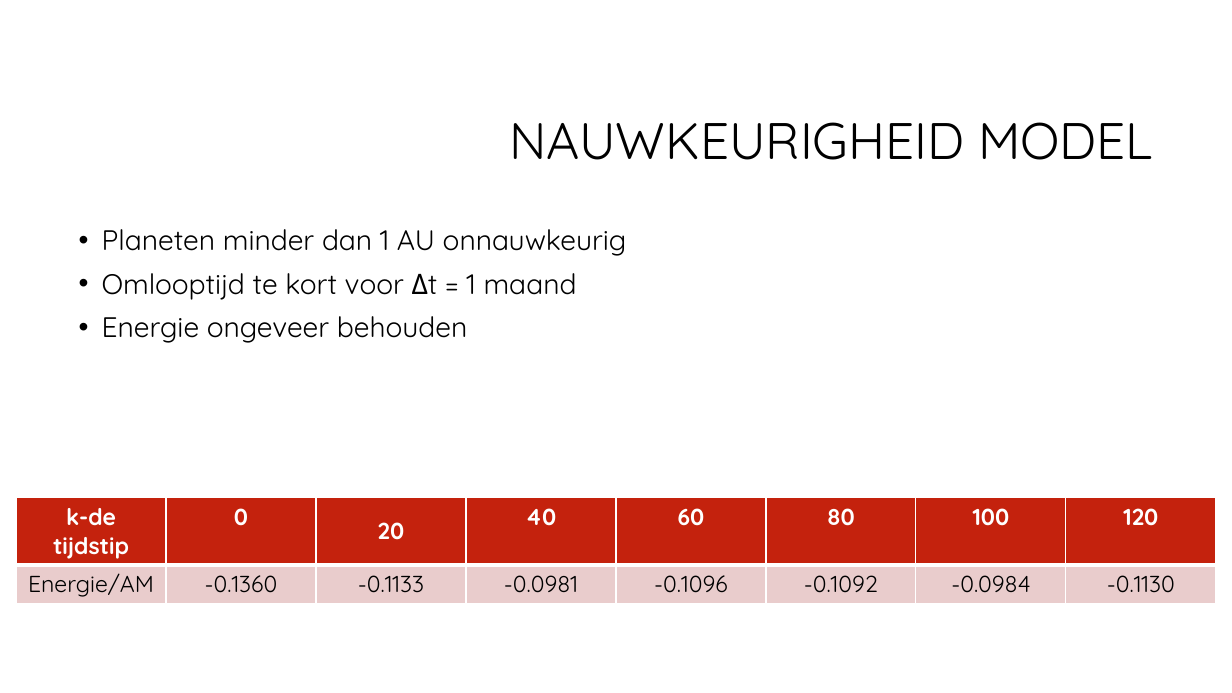
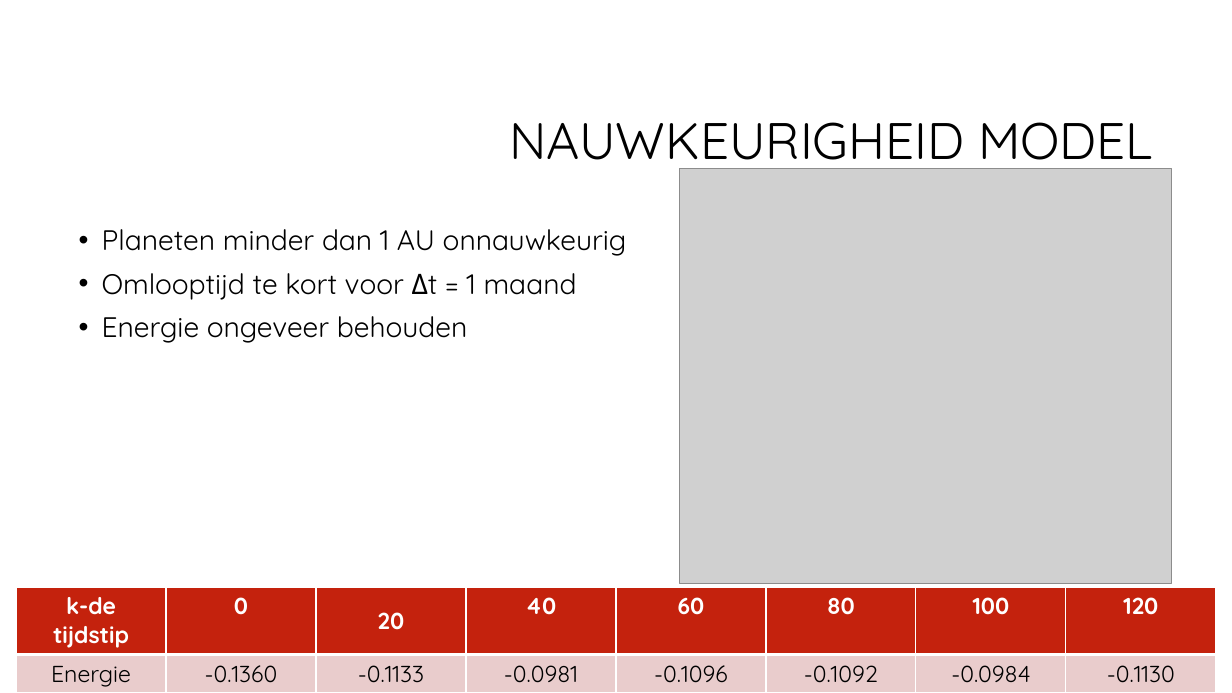
Before and after one commit to CBarendrecht/mod2b, a slide deck: slide 10 of Presentatie/Presentatie.pptx. Drawn at 1232x693 pixels with LibreOffice and Linux fonts; fonts in the diff are those of the drawing; grey boxes stand for pictures; background and template pictures are left out. Boxes give left, top, right and bottom in pixels: in the first picture for what was removed or moved away, otherwise in the second. Text is boxed around its words. In the diff, an @@ line names an element or a change of style, - is before the commit and + after.

Commit message:
PPT: aanpassingen barnes hut en nauwkeurigheid model; Nand simulaties

```diff
--- a/Presentatie/Presentatie.pptx
+++ b/Presentatie/Presentatie.pptx
@@ picture added at bbox=[680, 168, 1173, 583] @@
@@ table at bbox=[16, 587, 1214, 691] @@
-row 2, column 1: Energie/AM
+row 2, column 1: Energie
@@ table: place and size @@
-table at bbox=[16, 498, 1214, 604]
+table at bbox=[16, 587, 1214, 691]
```
Also in this commit, not shown: 2 other slides changed, 1 slide added, 2 slides removed, 20 other files.
